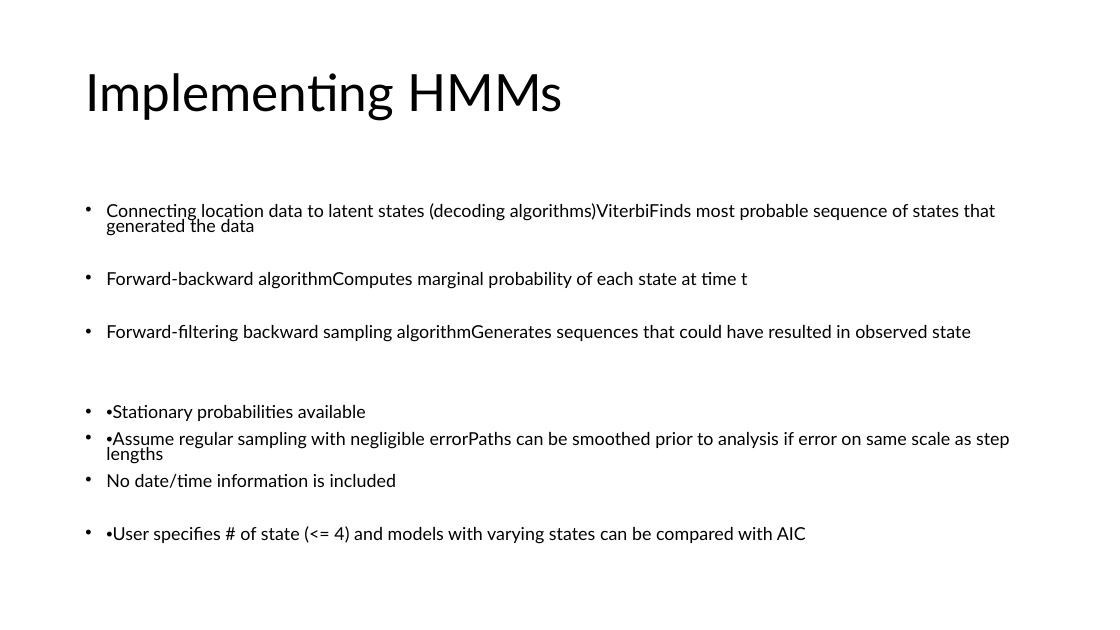
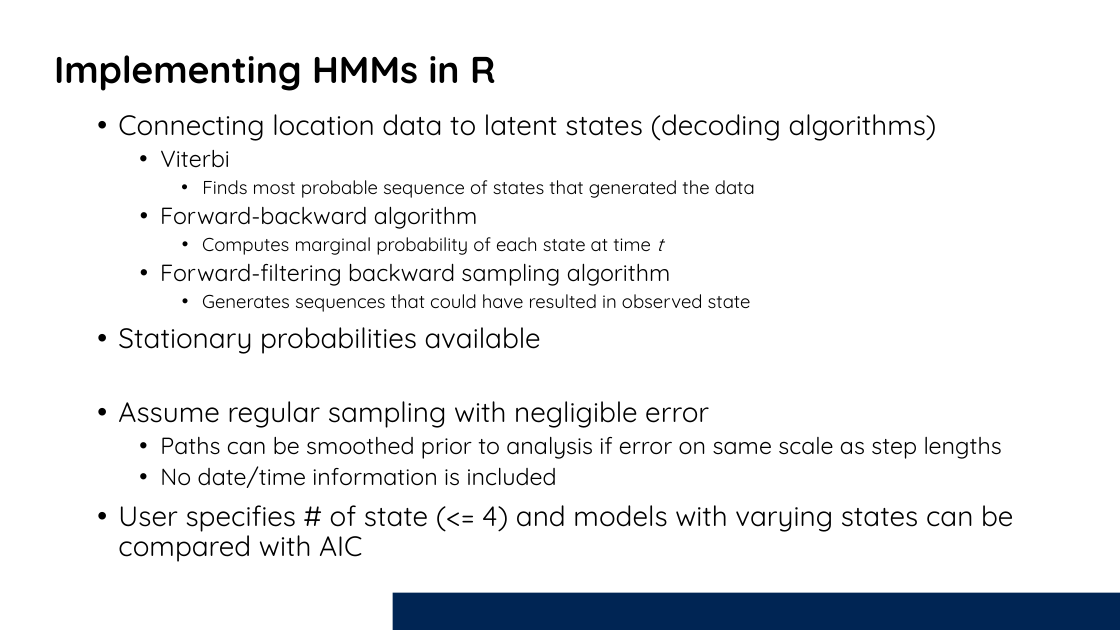
Before and after one commit to Smithsonian/Introduction_HMM, a slide deck: slide 8 of Presentation/IntroAnimalMovements_HMMs.pptx. Drawn at 1120x630 pixels with LibreOffice and Linux fonts; fonts in the diff are those of the drawing; background and template pictures are left out. Boxes give left, top, right and bottom in pixels: in the first picture for what was removed or moved away, otherwise in the second. Text is boxed around its words. In the diff, an @@ line names an element or a change of style, - is before the commit and + after.

```diff
--- a/Presentation/IntroAnimalMovements_HMMs.pptx
+++ b/Presentation/IntroAnimalMovements_HMMs.pptx
@@ text at (54, 55, 496, 91): text changed; size 44 to 32 pt; font Lato to Quicksand; bold on @@
-Implementing HMMs
+Implementing HMMs in R
@@ text "Connecting location data to latent ...": place and size @@
-text "Connecting location data to latent ..." at (106, 203, 1010, 544)
+text "Connecting location data to latent ..." at (118, 114, 1013, 562)
@@ text at (118, 114, 1002, 459): text changed; size 15.3 to 16 pt; font Lato to Quicksand @@
-• Connecting location data to latent states (decoding algorithms)ViterbiFinds most probable sequence of states that generated the data
-• Forward-backward algorithmComputes marginal probability of each state at time t
-• Forward-filtering backward sampling algorithmGenerates sequences that could have resulted in observed state
-• •Stationary probabilities available
-• •Assume regular sampling with negligible errorPaths can be smoothed prior to analysis if error on same scale as step lengths
+• Connecting location data to latent states (decoding algorithms)
+  • Viterbi
+    • Finds most probable sequence of states that generated the data
+    • Forward-backward algorithm
+      • Computes marginal probability of each state at time t
+    • Forward-filtering backward sampling algorithm
+      • Generates sequences that could have resulted in observed state
+• Stationary probabilities available
+• Assume regular sampling with negligible error
+  • Paths can be smoothed prior to analysis if error on same scale as step lengths
@@ text at (160, 466, 557, 488): size 15.3 to 20 pt, font Lato to Quicksand in "No date/time information is included"; list level 1 to 2 in "No date/time information is included"; line spacing 0.7 to 0.9 @@
@@ text at (118, 505, 1013, 562): text changed; size 15.3 to 24 pt; font Lato to Quicksand @@
-• •User specifies # of state (<= 4) and models with varying states can be compared with AIC
+• User specifies # of state (<= 4) and models with varying states can be compared with AIC
@@ rectangle added at (392, 593, 1120, 630), fill #002554 @@
```
Also in this commit, not shown: 15 other slides changed, 11 slides added, 11 slides removed.
